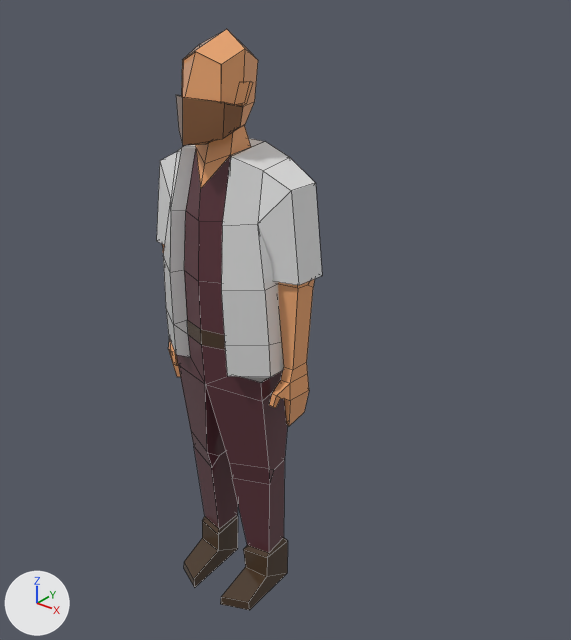
Renders of the FBX model Assets/LowPolyStuff/Extra/Stijn.fbx from each side of a commit.
The view is the same before and after, from a 50 mm camera at (0.01478, -0.01579, 0.02032) aimed at (0.00113, 0.00126, 0.00975). The lights are fixed; the arrows at lower left show +X, +Y and +Z. Mesh edges are drawn as thin lines. Where no turn or scale is listed for an object, it has been applied to the vertices.

Objects in the first picture: 'stijn:Mesh'.
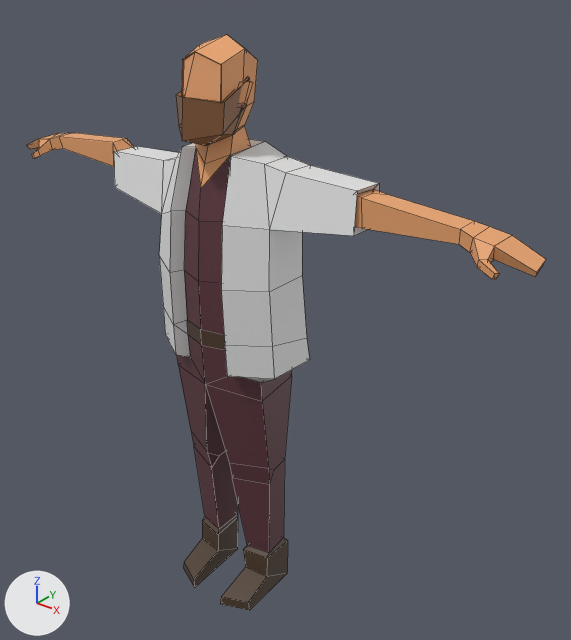
The newer file is also rescaled (x100.0) as a whole; pictures and numbers use the older file's frame.

Diff of the bpy script that builds the scene:
```diff
--- a/Assets/LowPolyStuff/Extra/Stijn.fbx.py
+++ b/Assets/LowPolyStuff/Extra/Stijn.fbx.py
@@ me_mesh @@
-me_mesh.from_pydata(...)  # 268 vertices, 256 faces; spans x -0.0028..0.0028, y -0.0016..0.0015, z 0.0..0.0182
-me_mesh.materials.append(mat_stijn__skin_lightest_002)  # orange #eea770
-me_mesh.materials.append(mat_stijn__grey_darkest1)  # brown #5e363e
-me_mesh.materials.append(mat_stijn__brown_darkest_002)  # brown #4d3b2b
-me_mesh.materials.append(mat_stijn__pink_dark1)  # white #e7e7e7
-me_mesh.materials.append(mat_stijn__blue_white_002)  # brown #5e363e
-me_mesh.materials.append(mat_stijn__brown_medium_002)  # brown #885b39
+me_mesh.from_pydata(...)  # 277 vertices, 258 faces; spans x -0.0092..0.0092, y -0.0016..0.0015, z 0.0..0.018
+# me_mesh part 1
+# 58 vertices are removed from x -0.0026..0.0026, y -0.0005..0.0009, z 0.0071..0.0163
+# 90 faces are deleted
+# 4 vertices in x -0.0024..0.0021, y -0.0007..0.0012, z 0.0087..0.0144 move by (0.0001, 0.0, 0.0)
+# 4 vertices in x -0.0025..0.002, y -0.0007..0.0011, z 0.0095..0.0144 move by (0.0002, 0.0, 0.0)
+# 3 vertices in x -0.002..-0.0019, y -0.0007..0.0011, z 0.0095..0.0117 move by (-0.0002, 0.0, 0.0)
+# 3 vertices in x -0.0021..-0.002, y -0.0007..0.0012, z 0.0087..0.01 move by (-0.0001, 0.0, 0.0)
+# 44 vertices move from x -0.0028..0.0028, y -0.0016..0.001, z 0.0114..0.0182 to x -0.0048..0.0048, y -0.0016..0.001, z 0.0129..0.018
+# 71 vertices are added at x -0.0092..0.0092, y -0.0009..0.0008, z 0.0136..0.0177
+# 72 new faces join them, mat_6_skin_lightest (orange #eea770)
+# 4 new faces join them, mat_50_pink_dark (white #e7e7e7)
+# 18 new faces join them, mat_11_brown_medium (brown #885b39)
+me_mesh.materials.append(mat_9_brown_darkest)  # brown #4d3b2b
+me_mesh.materials.append(mat_17_grey_darkest)  # brown #5e363e
+me_mesh.materials.append(mat_6_skin_lightest)  # orange #eea770
+me_mesh.materials.append(mat_50_pink_dark)  # white #e7e7e7
+me_mesh.materials.append(mat_47_blue_white)  # brown #5e363e
+me_mesh.materials.append(mat_11_brown_medium)  # brown #885b39
```

Changed parts and their boxes (x1, y1, x2, y2) in the pictures (571 x 640 px; the box of a moved part takes in the faces that stretch with it):
'stijn:Mesh', reshaped (211% wider): before (156, 29, 322, 610); after (27, 35, 546, 610)
part 1 of me_mesh, moved or reshaped: before (162, 49, 313, 426); after (27, 49, 546, 279)
